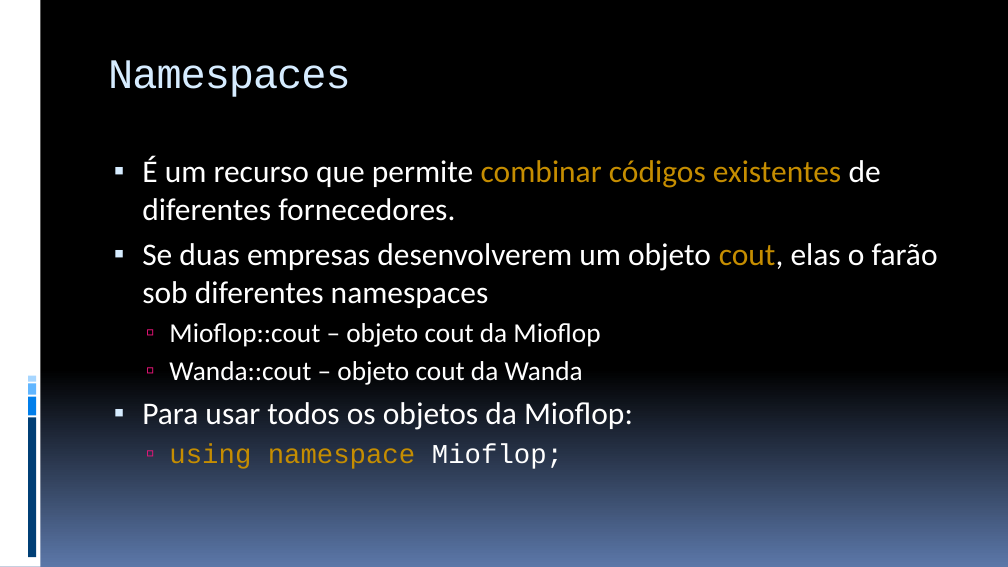
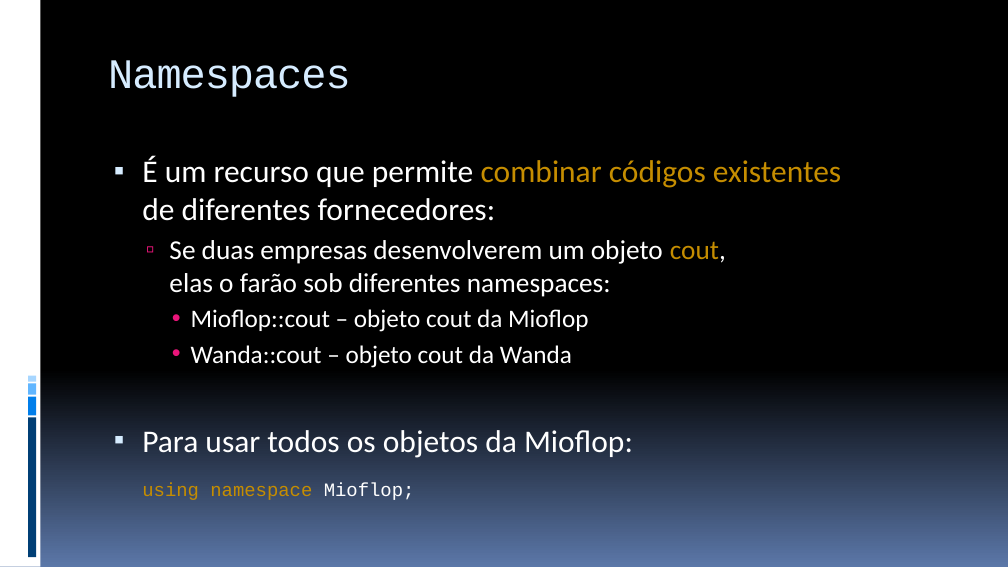
Before and after one commit to JudsonSS/ProgComp, a slide deck: slide 21 of Slides/02. Introdução ao Cpp.pptx (slide 19 before the commit). Drawn at 1008x567 pixels with LibreOffice and Linux fonts; fonts in the diff are those of the drawing. Boxes give left, top, right and bottom in pixels: in the first picture for what was removed or moved away, otherwise in the second. Text is boxed around its words. In the diff, an @@ line names an element or a change of style, - is before the commit and + after.

```diff
--- a/Slides/02. Introdução ao Cpp.pptx
+++ b/Slides/02. Introdução ao Cpp.pptx
@@ text at (142,156,841,297): text changed; size 30 to 26 pt @@
-▪ É um recurso que permite combinar códigos existentes de diferentes fornecedores.
-▪ Se duas empresas desenvolverem um objeto cout, elas o farão sob diferentes namespaces
+▪ É um recurso que permite combinar códigos existentes
+  de diferentes fornecedores:
+  ▫ Se duas empresas desenvolverem um objeto cout,
+    elas o farão sob diferentes namespaces:
@@ text at (191,309,588,368): size 26 to 24 pt in "Mioflop::cout – objeto cout da Mioflop", "Wanda::cout – objeto cout da Wanda"; bullet ▫ to •; list level 2 to 3 in "Mioflop::cout – objeto cout da ..."; list level 2 to 3 in "Wanda::cout – objeto cout da ..." @@
@@ text at (169,444,563,469): paragraph removed @@
-  ▫ using namespace Mioflop;
@@ text added at (142,483,415,500), 18 pt, text #C58D01 @@
+using namespace Mioflop;
```
Also in this commit, not shown: 13 other slides changed, 2 slides added, 5 other files.
